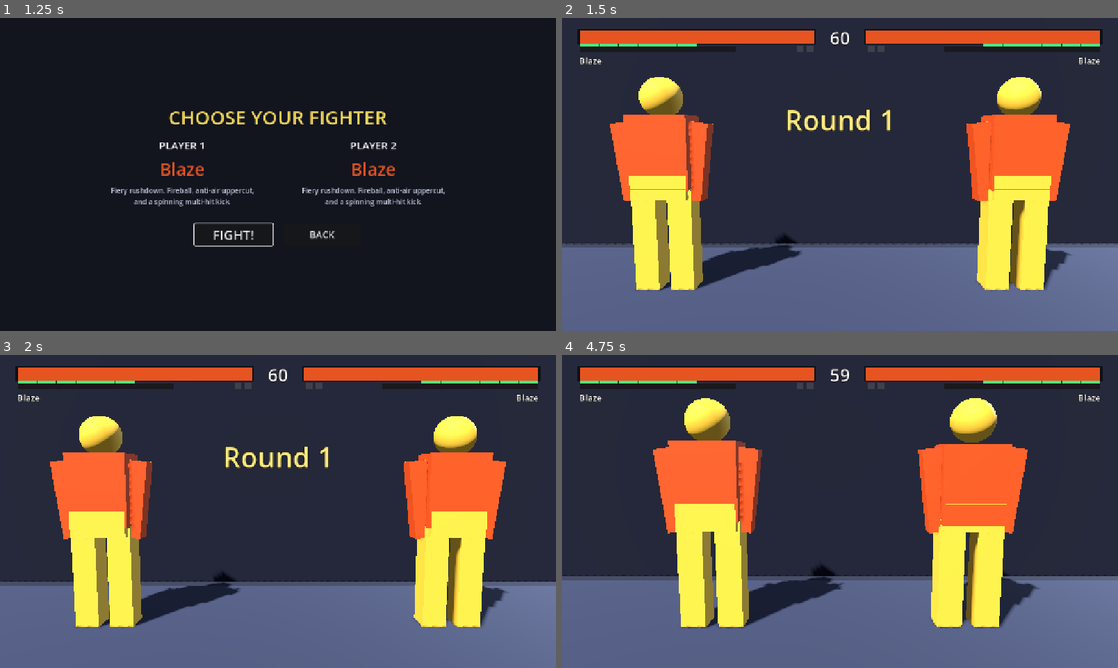
Above: before the commit, frames 1-4 (two rows, left to right).
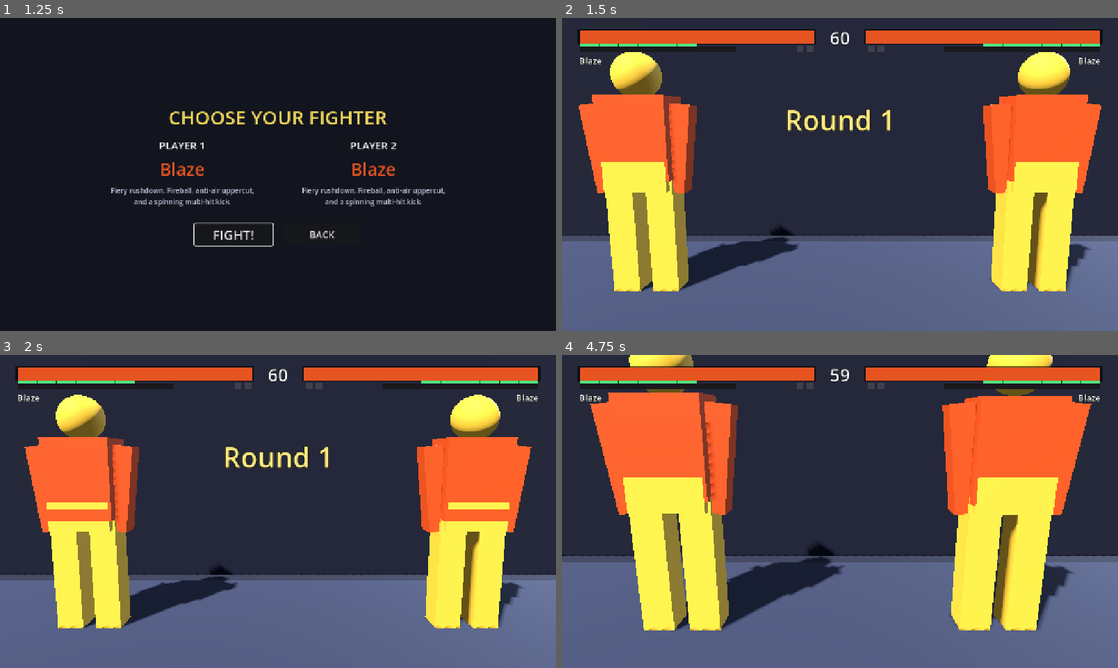
Above: after the commit, the same moments.

Repository: muji-wyh/FootisesGame3
Game: Godot game, scene res://scenes/Main.tscn
Two runs of this game, one before a commit and one after it. Both use one fixed random seed, a clock stepped at 60 frames per second and the inputs below. Sound files missing from this copy of the repository are replaced by a short silence.
Inputs (mouse positions are in pixels of both pictures, inside the frame that each line leads up to):
- Up to frame 1 (1.25 s): click "LOCAL 2-PLAYER" at 0.5 s
- Up to frame 2 (1.5 s): click "FIGHT!" at 1.25 s
- Up to frame 3 (2 s): no input
- Up to frame 4 (4.75 s): move the mouse to (962, 495) at 2.02 s; hold D 2.03-2.75 s; tap U (p1_lp) at 2.1 s; click (962, 495) at 2.17 s; drag from (728, 527) to (812, 574) at 2.77 s; move the mouse to (895, 442) at 3.52 s; hold D 3.53-4.25 s; tap O at 3.6 s; drag from (812, 574) to (673, 464) at 4.27 s

Frame 1 is identical in both runs. In frame 2, 21% of the frame differs, in the area x 0-100%, y 10-88%; in frame 3, 19%; in frame 4, 34%, in the area x 0-100%, y 0-89%.

Commit message:
Tune camera framing and Blaze scale
Co-authored-by: Copilot <223556219+Copilot@users.noreply.github.com>

Diff:
--- a/characters/blaze/blaze.gd
+++ b/characters/blaze/blaze.gd
@@ -34,6 +34,7 @@
 	c.back_speed = 2.9
 	c.jump_velocity = 12.6
 	c.model_path = ASSETS + "maskman.fbx"
+	c.model_scale = 0.70
 	c.model_face_deg = 90.0
 	c.rig = _rig()
 
--- a/scripts/match/FightCamera.gd
+++ b/scripts/match/FightCamera.gd
@@ -8,9 +8,9 @@
 
 const FOV := 45.0
 const FEET_FRAC := 0.87        # screen fraction (from top) at which the fighters' feet sit
-const MARGIN := 0.9            # world metres kept beyond each fighter, horizontally
-const MIN_Z := 3.0             # closest pull-in ≈ the round-start framing (most zoomed-in)
-const MAX_Z := 11.0            # farthest pull-out (keeps both framed corner-to-corner)
+const MARGIN := 0.68           # world metres kept beyond each fighter, horizontally
+const MIN_Z := 2.15            # closest pull-in ≈ the round-start framing (most zoomed-in)
+const MAX_Z := 9.8             # farthest pull-out (keeps both framed corner-to-corner)
 const HEIGHT := 1.35           # camera height (constant; pitch is what tracks the floor)
 const AIR_LIFT := 0.45         # how much the camera lifts to follow airborne fighters
 const FOLLOW := 0.2
--- a/tools/run_tests.gd
+++ b/tools/run_tests.gd
@@ -369,6 +369,7 @@
 	var b := CharacterLibrary.create("blaze")
 	_check("blaze display name", b.display_name == "Blaze")
 	_check("blaze jump is tuned higher", b.jump_velocity > 12.0)
+	_check("blaze model is scaled down a bit", b.model_scale <= 0.8)
 	_check("blaze has 3 specials", b.specials.size() == 3)
 	_check("blaze has 1 super", b.supers.size() == 1)
 	_check("blaze hurricane uses QCB", b.get_move("hurricane") != null and b.get_move("hurricane").motion == MotionParser.QCB)
